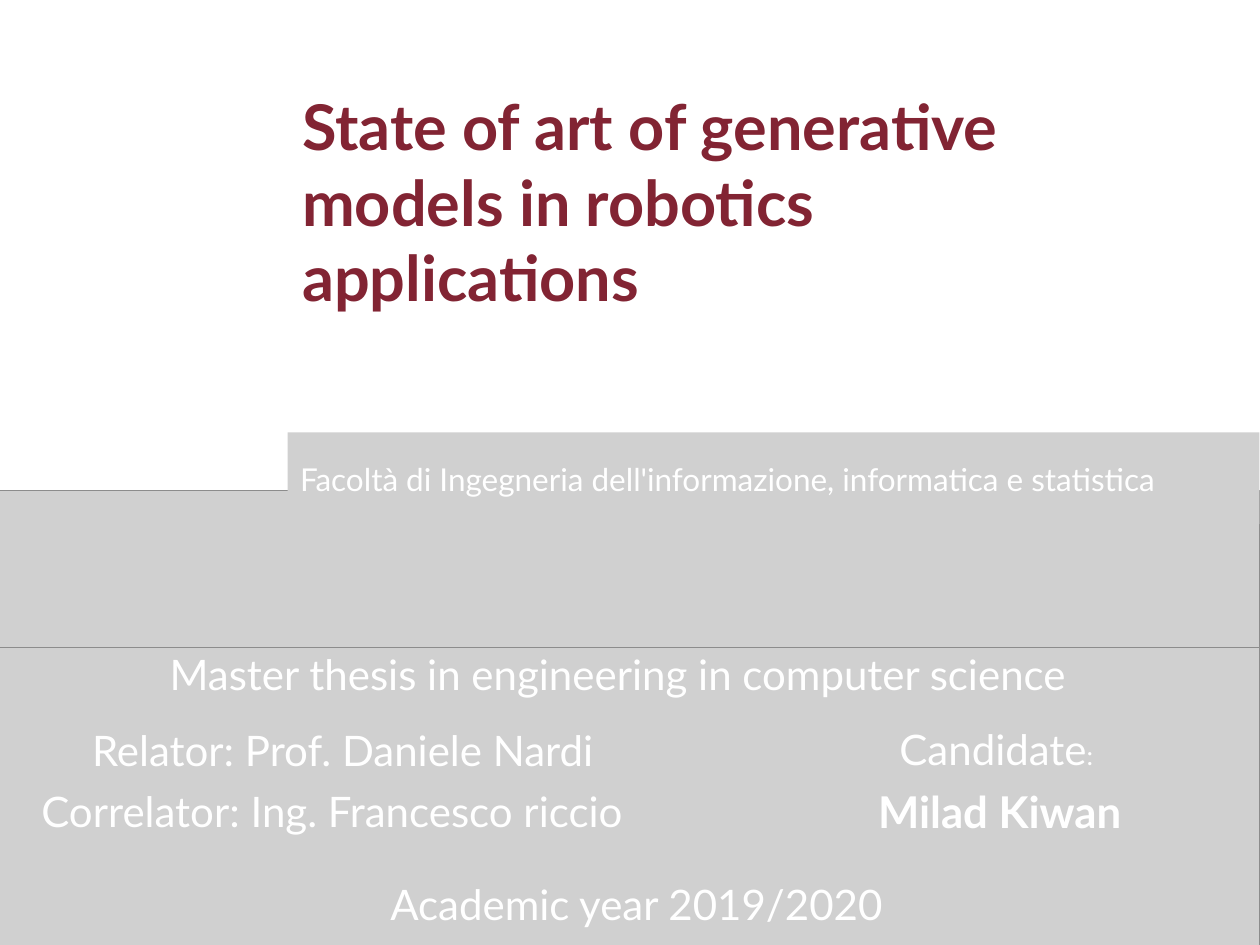
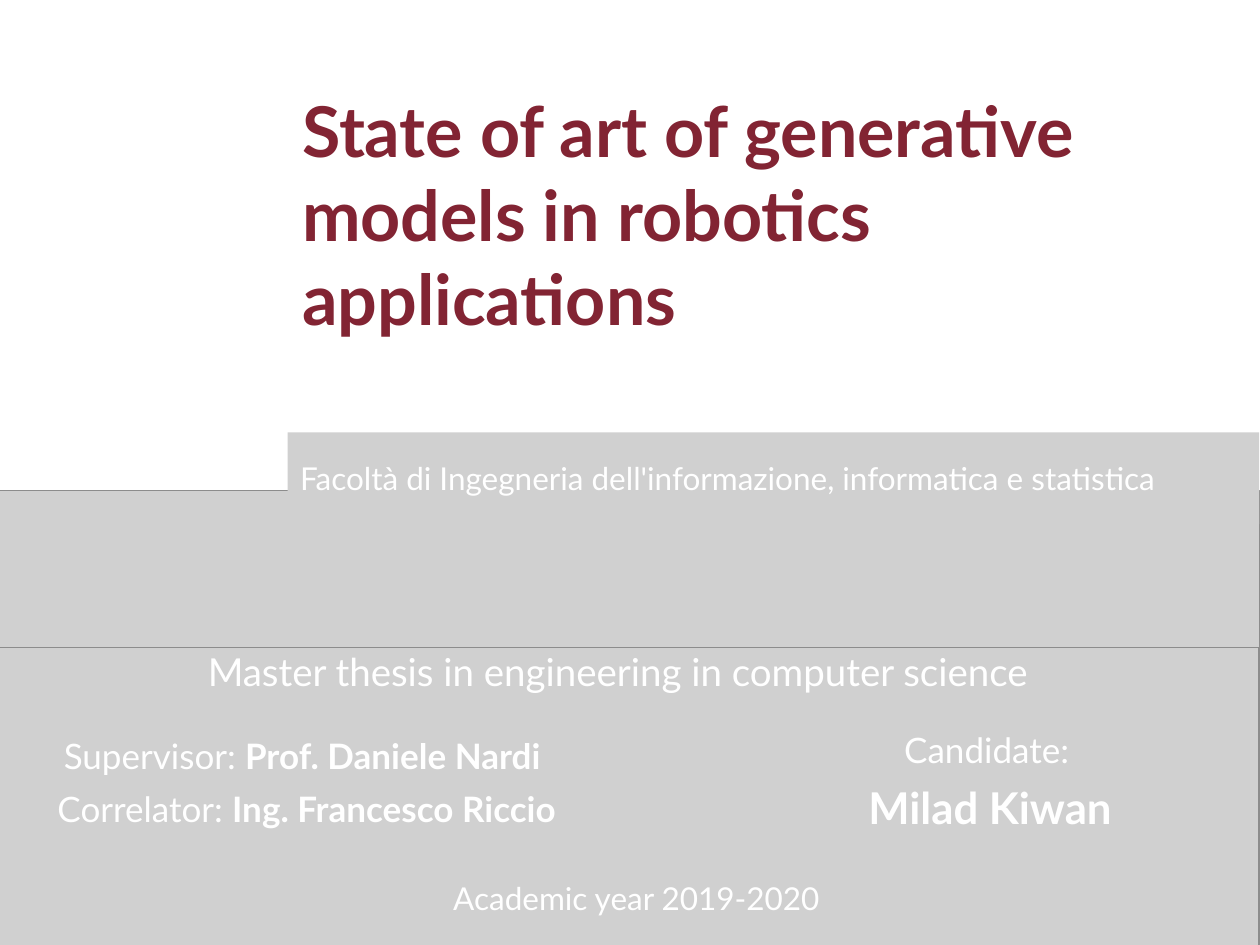
Before and after one commit to milad88/Generative_models_thesis, a slide deck: slide 1 of PresPptSapienza.ppt. Drawn at 1260x945 pixels with LibreOffice and Linux fonts; fonts in the diff are those of the drawing; grey boxes stand for pictures. Boxes give left, top, right and bottom in pixels: in the first picture for what was removed or moved away, otherwise in the second. Text is boxed around its words. In the diff, an @@ line names an element or a change of style, - is before the commit and + after.

```diff
--- a/PresPptSapienza.ppt
+++ b/PresPptSapienza.ppt
@@ title "State of art of generative ..." at (302, 105, 1074, 337): size 36 to 40 pt @@
@@ text "Master thesis in engineering in ..." at (208, 658, 1027, 693): size 24 to 22 pt @@
@@ text at (57, 743, 556, 828): text changed; size 24 to 20 pt; bold on @@
-Relator: Prof. Daniele Nardi
-Correlator: Ing. Francesco riccio
+Supervisor: Prof. Daniele Nardi
+Correlator: Ing. Francesco Riccio
@@ text "Candidate:": place and size @@
-text "Candidate:" at (878, 734, 1122, 828)
+text "Candidate:" at (868, 738, 1112, 824)
@@ text "Candidate:" at (868, 738, 1112, 824): size 24 to 20 pt, size 15 to 20 pt in "Candidate:" @@
@@ text at (453, 887, 820, 915): text changed; size 24 to 18 pt @@
-Academic year 2019/2020
+Academic year 2019-2020
```
Also in this commit, not shown: 4 other slides changed, 4 slides added, 6 other files.
